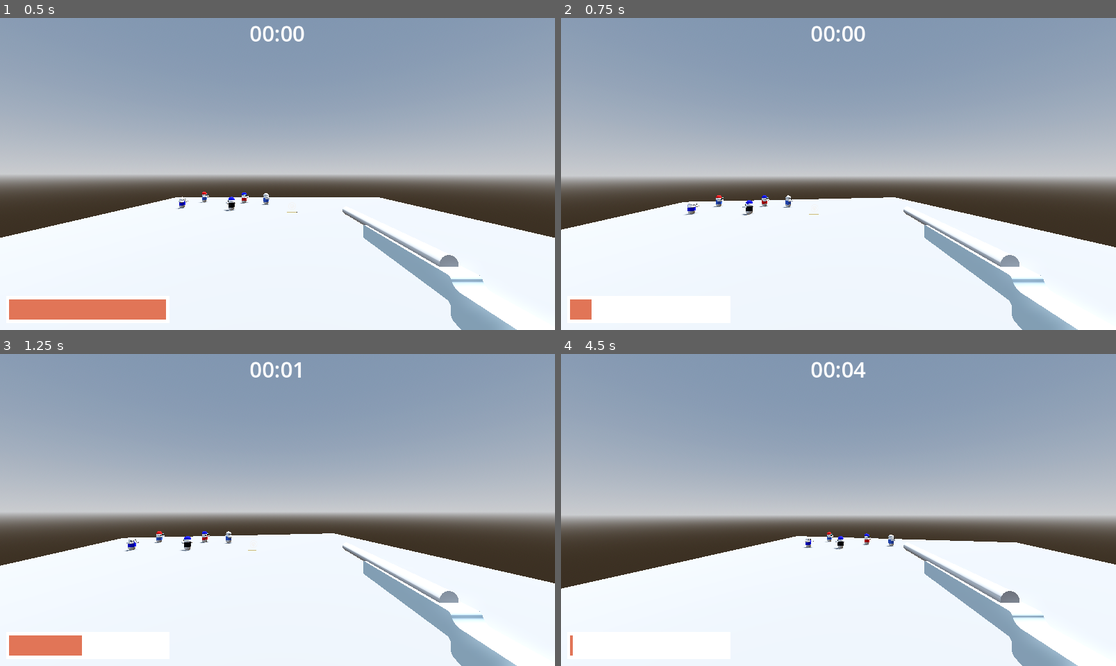
Above: before the commit, frames 1-4 (two rows, left to right).
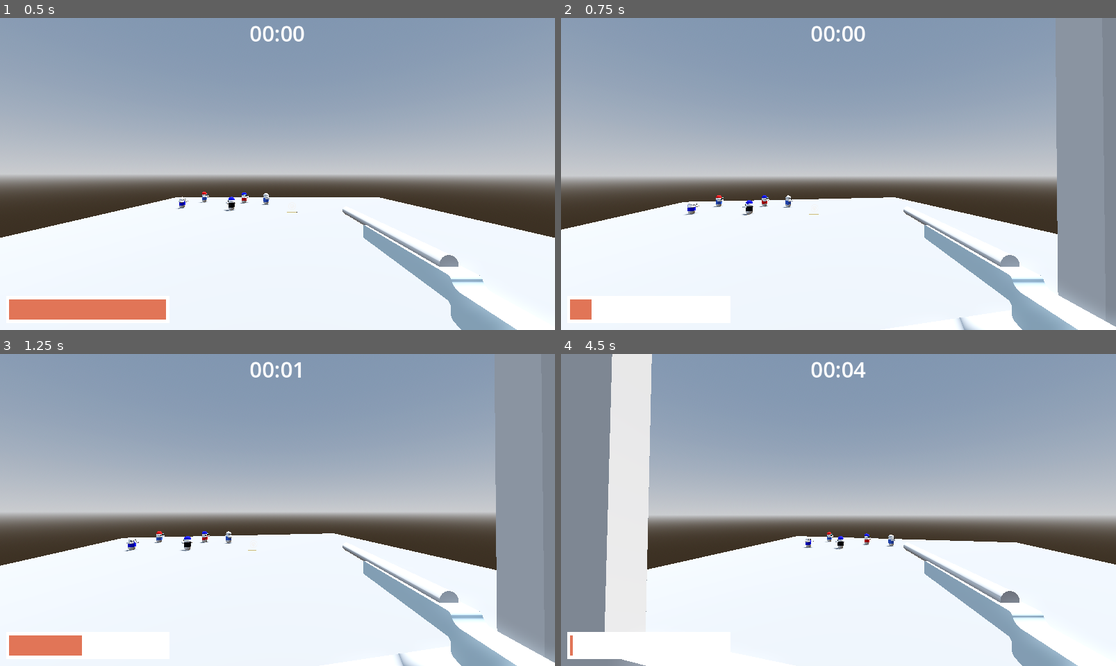
Above: after the commit, the same moments.

Repository: DataRange/game-jam-prep
Game: Godot game, scene res://Scenes/world.tscn
The game is run twice, just before and just after one commit, with the same random seed, the same clock (stepped at 60 frames per second) and the same inputs.
Inputs (mouse positions are in pixels of both pictures, inside the frame that each line leads up to):
- Up to frame 1 (0.5 s): no input
- Up to frame 2 (0.75 s): move the mouse to (866, 174) at 0.52 s; press the mouse at (866, 174) at 0.53 s
- Up to frame 3 (1.25 s): no input
- Up to frame 4 (4.5 s): move the mouse to (810, 510) at 1.27 s; release the mouse at (810, 510) at 1.28 s; right-click (810, 510) at 1.35 s; move the mouse to (849, 503) at 2.02 s; press the mouse at (849, 503) at 2.03 s; move the mouse to (832, 516) at 2.77 s; release the mouse at (832, 516) at 2.78 s; right-click (832, 516) at 2.85 s; tap Enter at 3.5 s; move the mouse to (877, 513) at 3.52 s; press the mouse at (877, 513) at 3.53 s; move the mouse to (794, 506) at 4.27 s; release the mouse at (794, 506) at 4.28 s; right-click (794, 506) at 4.35 s

Frame 1 is identical in both runs. In frame 2, 8.1% of the frame differs, in the area x 71-100%, y 0-100%; in frame 3, 8.1%; in frame 4, 13%, in the area x 0-17%, y 0-100%.

Commit message:
added room

Diff:
--- a/Prefabs/player.tscn
+++ b/Prefabs/player.tscn
@@ -129,6 +129,22 @@
 
 [node name="Timer Display" parent="CanvasLayer" instance=ExtResource("4_knrd4")]
 
+[node name="Crosshair" type="Label" parent="CanvasLayer"]
+anchors_preset = 8
+anchor_left = 0.5
+anchor_top = 0.5
+anchor_right = 0.5
+anchor_bottom = 0.5
+offset_left = -20.0
+offset_top = -11.5
+offset_right = 20.0
+offset_bottom = 11.5
+grow_horizontal = 2
+grow_vertical = 2
+text = "(+)"
+horizontal_alignment = 1
+vertical_alignment = 1
+
 [node name="Shoot Bullet SFX" type="AudioStreamPlayer" parent="."]
 stream = ExtResource("4_2nftw")
 volume_db = -25.3
--- a/Scenes/world.tscn
+++ b/Scenes/world.tscn
@@ -1,7 +1,8 @@
-[gd_scene load_steps=8 format=3 uid="uid://1ffjdnxshitx"]
+[gd_scene load_steps=9 format=3 uid="uid://1ffjdnxshitx"]
 
 [ext_resource type="Script" uid="uid://wtr3yf1tnag6" path="res://Scripts/world.gd" id="1_5a7ea"]
 [ext_resource type="PackedScene" uid="uid://dmues6x8ijgk" path="res://Prefabs/player.tscn" id="1_a02cp"]
+[ext_resource type="PackedScene" uid="uid://bu4w6uf6ruf1v" path="res://Raw Models/Assassin Room.gltf" id="3_5a7ea"]
 
 [sub_resource type="ProceduralSkyMaterial" id="ProceduralSkyMaterial_yp4wr"]
 sky_horizon_color = Color(0.662243, 0.671743, 0.686743, 1)
@@ -44,3 +45,6 @@
 
 [node name="StaticBody3D" type="CollisionShape3D" parent="Assasin Safehouse"]
 shape = SubResource("BoxShape3D_go701")
+
+[node name="Root" parent="Assasin Safehouse" instance=ExtResource("3_5a7ea")]
+transform = Transform3D(-4.37114e-08, 0, -1, 0, 1, 0, 1, 0, -4.37114e-08, 0, -1, 3)
--- a/Scripts/player.gd
+++ b/Scripts/player.gd
@@ -6,6 +6,7 @@
 @onready var animation = $AnimationPlayer
 @onready var gun_barrel = $CameraController/Camera3D/WeaponHolder/RayCast3D
 @onready var shotProgress = $"CanvasLayer/Shot Progress"
+@onready var crosshair = $CanvasLayer/Crosshair
 
 @onready var bulletShootSFX = $"Shoot Bullet SFX"
 
@@ -52,7 +53,12 @@
 		camera.rotate_x(-event.relative.y * SENSITIVITY)
 		camera.rotation.x = clamp(camera.rotation.x, deg_to_rad(-40), deg_to_rad(60))
 
+func _process(_delta: float) -> void:
+
+	crosshair.visible = Zoomed
+
 func _physics_process(_delta):
+
 	move_and_slide()
 
 func _on_timer_display_time_update() -> void:
Not shown, added: Raw Models/Assassin Room.gltf
Not shown, added: Raw Models/Assassin Room.gltf.import
